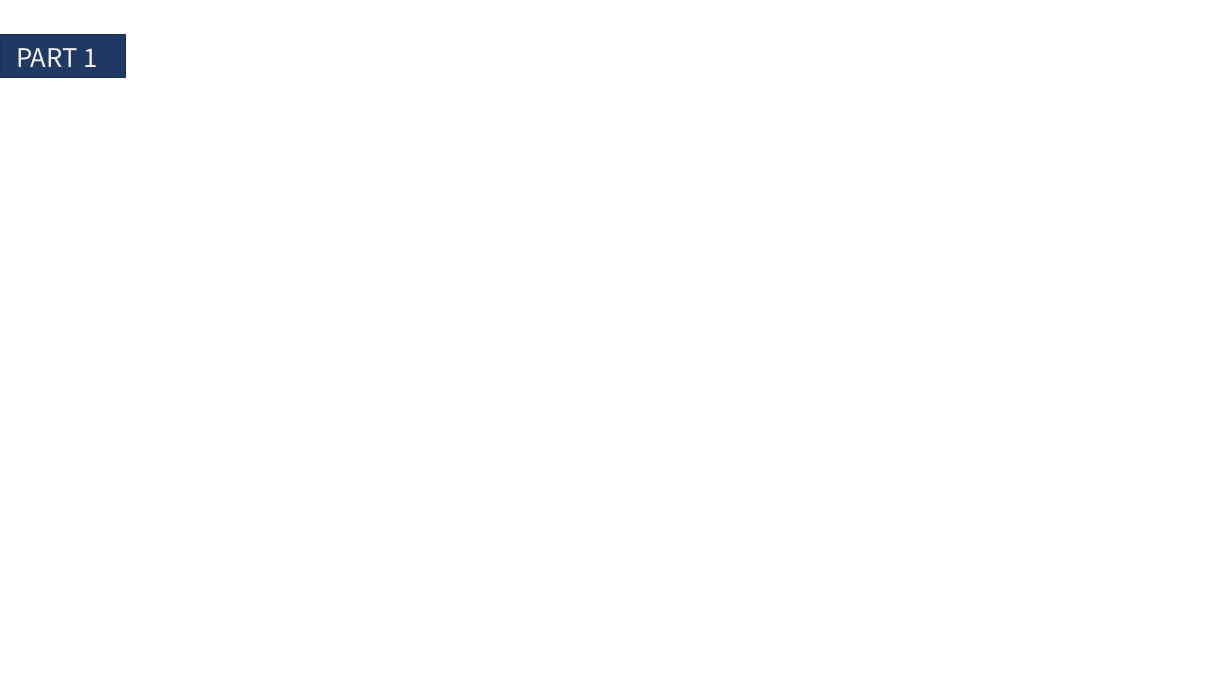
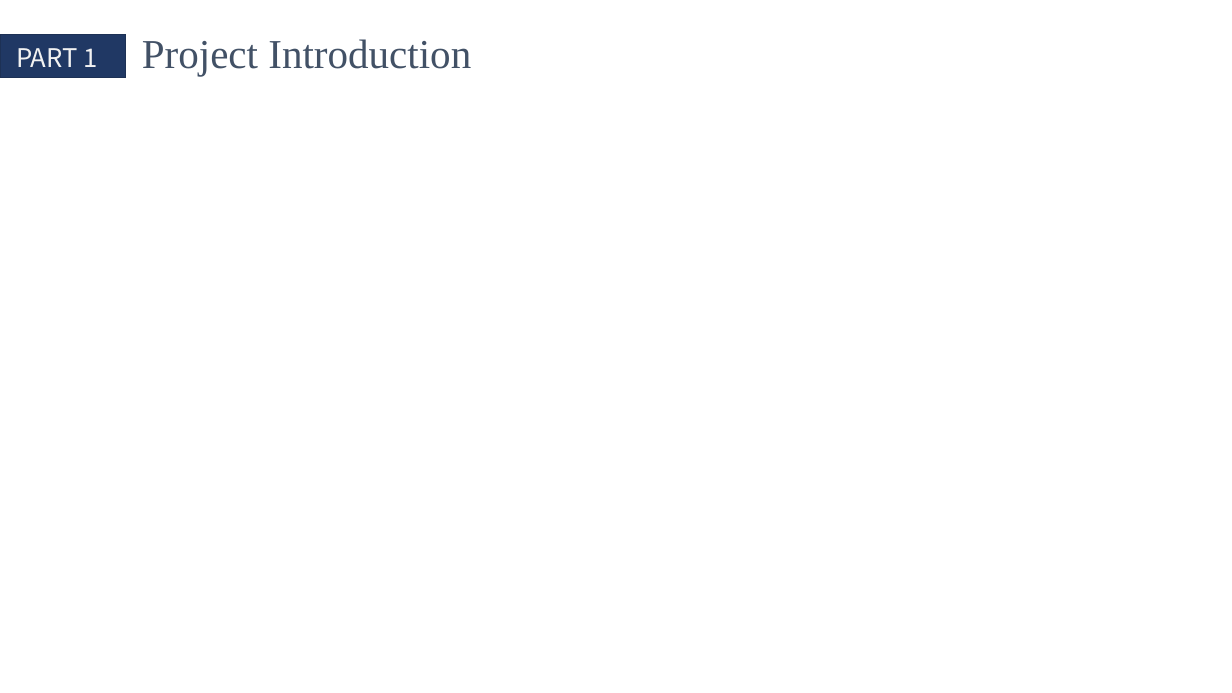
Before and after one commit to QinCheng0928/Cocos2d, a slide deck: slide 3 of 文档/DesignPattern.pptx (slide 4 before the commit). Drawn at 1232x693 pixels with LibreOffice and Linux fonts; fonts in the diff are those of the drawing. Boxes give left, top, right and bottom in pixels: in the first picture for what was removed or moved away, otherwise in the second. Text is boxed around its words. In the diff, an @@ line names an element or a change of style, - is before the commit and + after.

```diff
--- a/文档/DesignPattern.pptx
+++ b/文档/DesignPattern.pptx
@@ text added at [142,39,471,76], 32 pt, text #425166 @@
+Project Introduction
```
Also in this commit, not shown: 2 other slides changed, 5 slides added, 1 slide removed, 1 other file.
